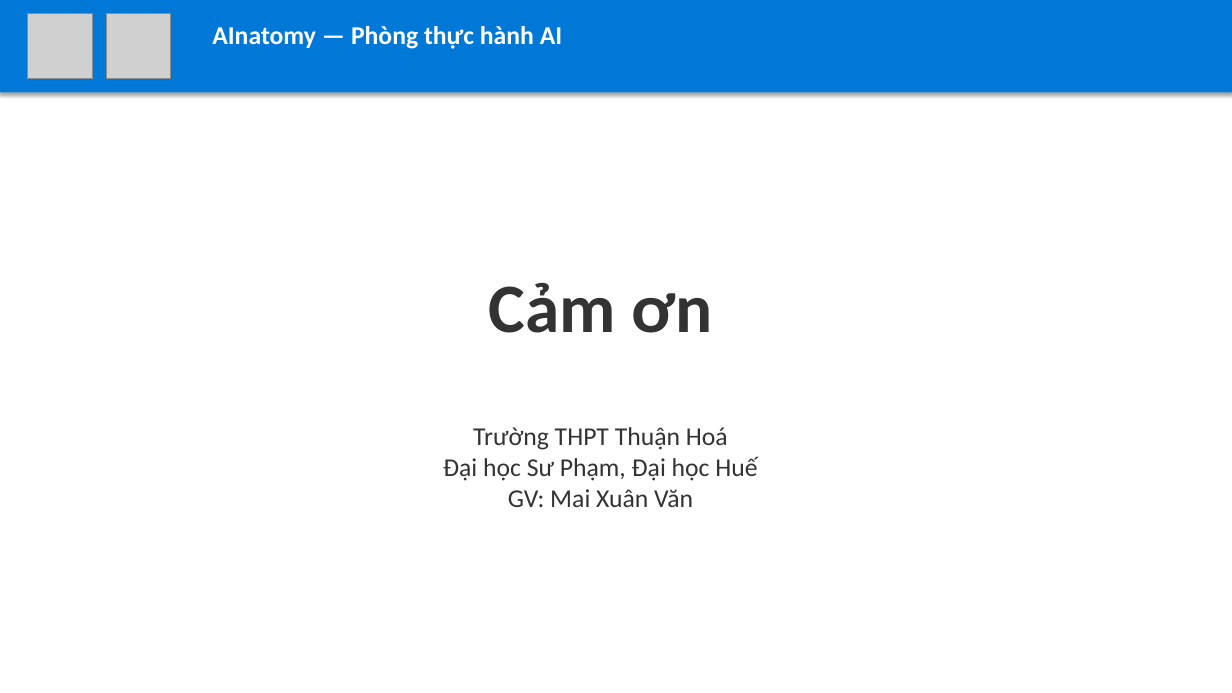
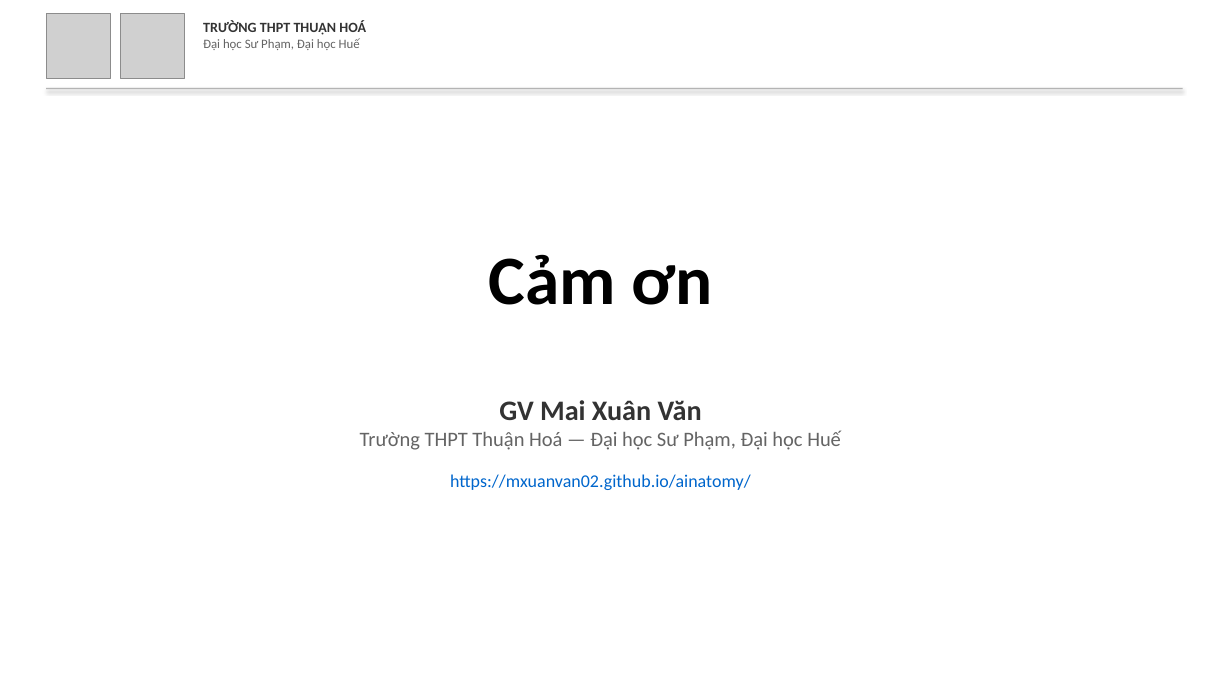
Before and after one commit to mxuanvan02/ainatomy, a slide deck: slide 13 of template_thuanhoa.pptx (slide 7 before the commit). Drawn at 1232x693 pixels with LibreOffice and Linux fonts; fonts in the diff are those of the drawing; grey boxes stand for pictures. Boxes give left, top, right and bottom in pixels: in the first picture for what was removed or moved away, otherwise in the second. Text is boxed around its words. In the diff, an @@ line names an element or a change of style, - is before the commit and + after.

Commit message:
Thiết kế lại slide: thuyết minh ý tưởng, header chuẩn DHSP Huế
- 13 slides theo cấu trúc báo cáo khoa học: đặt vấn đề, mục tiêu, cơ sở lý thuyết, kiến trúc, phân hệ, tích hợp, nghiệm thu, đổi mới sư phạm, nhân rộng, kết luận, tham khảo
- Header chuẩn DHSP Huế: nền trắng, logo + tên trường bên trái, tên đề tài ở giữa
- Footer: GV hướng dẫn + số trang
- Nội dung tập trung thuyết minh: căn cứ QĐ 2422, CV 5588, 22 YCCĐ, 97/97 tiêu chí

```diff
--- a/template_thuanhoa.pptx
+++ b/template_thuanhoa.pptx
@@ picture: place and size @@
-picture at (28, 14, 92, 79)
+picture at (46, 14, 111, 79)
@@ picture: place and size @@
-picture at (106, 14, 171, 79)
+picture at (120, 14, 185, 79)
@@ text added at (203, 20, 366, 50), 10 pt, text #646464 @@
+TRƯỜNG THPT THUẬN HOÁ
+Đại học Sư Phạm, Đại học Huế
@@ text removed at (212, 26, 562, 49) @@
-AInatomy — Phòng thực hành AI
@@ rectangle: place and size @@
-rectangle at (0, 0, 1232, 92)
+rectangle at (46, 88, 1183, 89)
@@ rectangle at (46, 88, 1183, 89): fill #0078D7 to #B4B4B4 @@
@@ text "Cảm ơn": place and size @@
-text "Cảm ơn" at (489, 283, 712, 333)
+text "Cảm ơn" at (489, 254, 712, 305)
@@ text "Cảm ơn" at (489, 254, 712, 305): text colour #333333 to #000000 @@
@@ text at (360, 400, 841, 490): text changed; size 20 to 16 pt; text colour #333333 to #646464 @@
-Trường THPT Thuận Hoá
-Đại học Sư Phạm, Đại học Huế
-GV: Mai Xuân Văn
+GV Mai Xuân Văn
+Trường THPT Thuận Hoá — Đại học Sư Phạm, Đại học Huế
+https://mxuanvan02.github.io/ainatomy/
```
Also in this commit, not shown: 2 other slides changed, 10 slides added, 4 slides removed, 1 other file.
